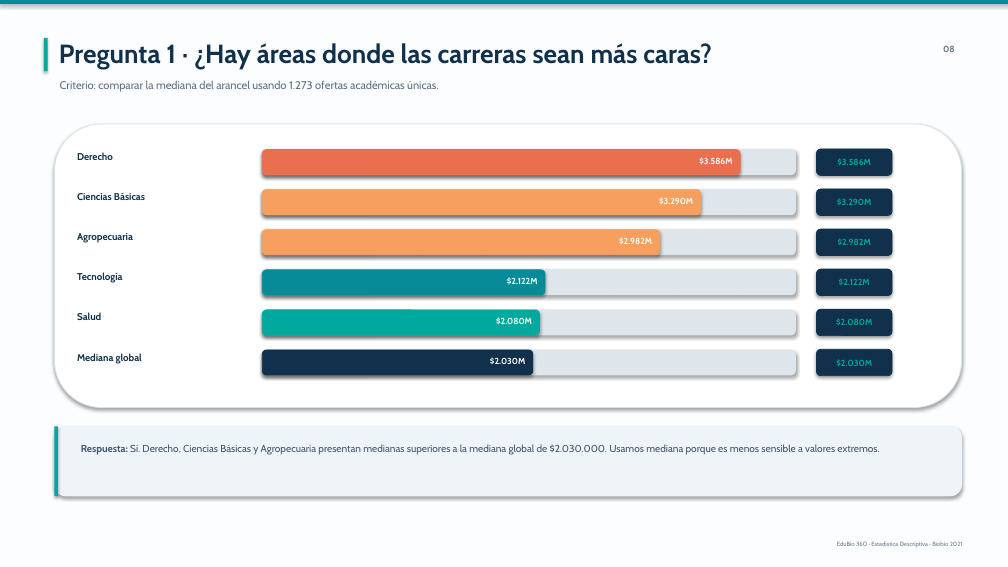
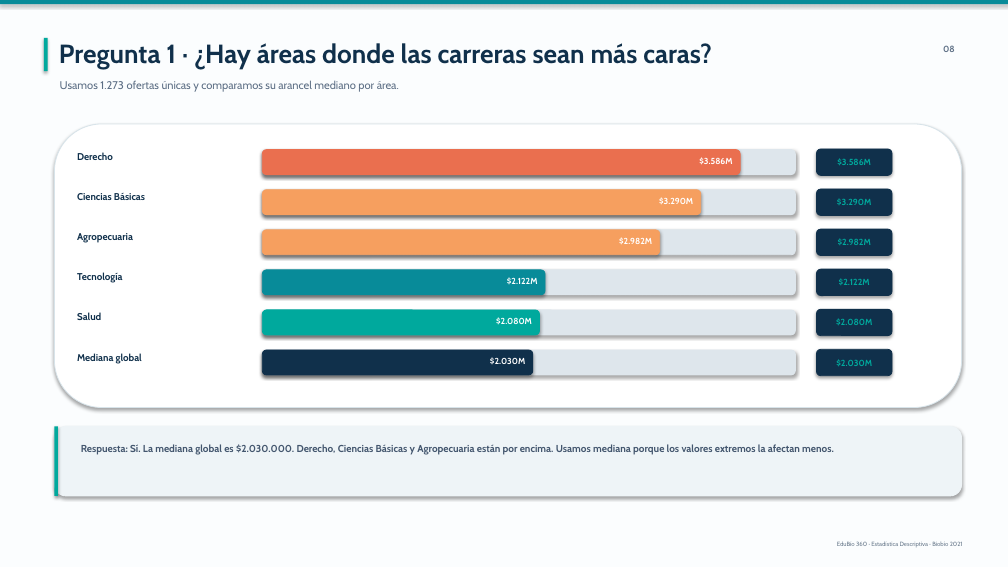
Before and after one commit to Nicricht/Estadistica.descriptiva, a slide deck: slide 8 of presentacion/Del_Acero_al_Algoritmo_Estilo_Profesor.pptx. Drawn at 1008x567 pixels with LibreOffice and Linux fonts; fonts in the diff are those of the drawing. Boxes give left, top, right and bottom in pixels: in the first picture for what was removed or moved away, otherwise in the second. Text is boxed around its words. In the diff, an @@ line names an element or a change of style, - is before the commit and + after.

```diff
--- a/presentacion/Del_Acero_al_Algoritmo_Estilo_Profesor.pptx
+++ b/presentacion/Del_Acero_al_Algoritmo_Estilo_Profesor.pptx
@@ text at <box>60,80,399,92</box>: text changed @@
-Criterio: comparar la mediana del arancel usando 1.273 ofertas académicas únicas.
+Usamos 1.273 ofertas únicas y comparamos su arancel mediano por área.
@@ text at <box>81,444,834,455</box>: text changed; bold on @@
-Respuesta: Sí. Derecho, Ciencias Básicas y Agropecuaria presentan medianas superiores a la mediana global de $2.030.000. Usamos mediana porque es menos sensible a valores extremos.
+Respuesta: Sí. La mediana global es $2.030.000. Derecho, Ciencias Básicas y Agropecuaria están por encima. Usamos mediana porque los valores extremos la afectan menos.
```
Also in this commit, not shown: 15 other slides changed.
